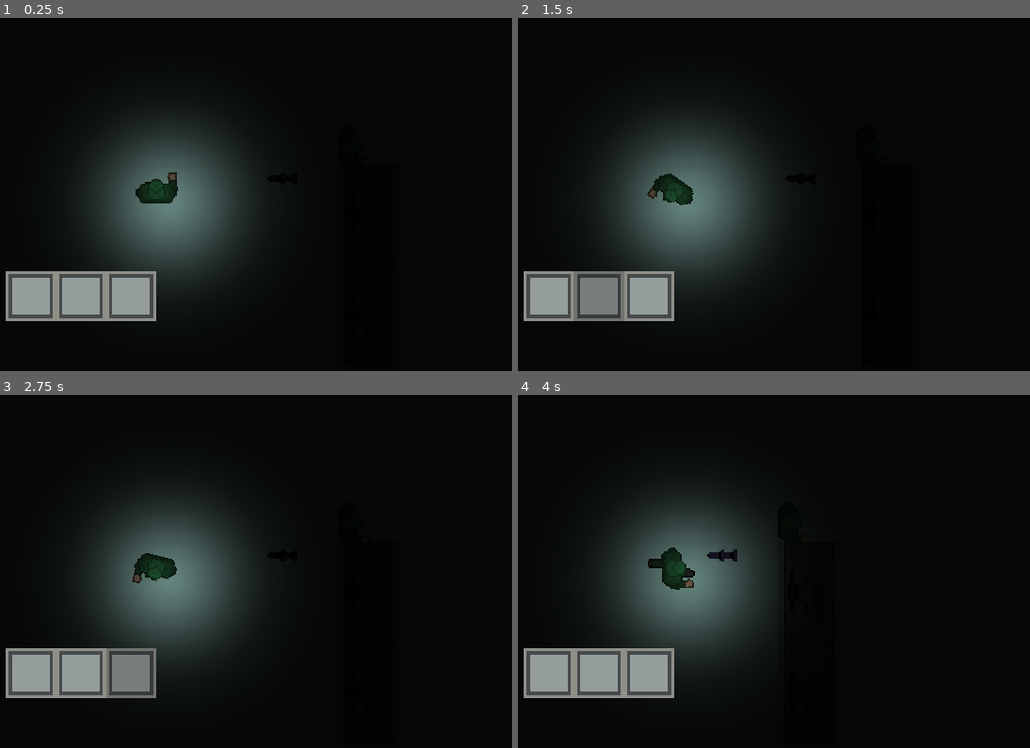
Above: before the commit, frames 1-4 (two rows, left to right).
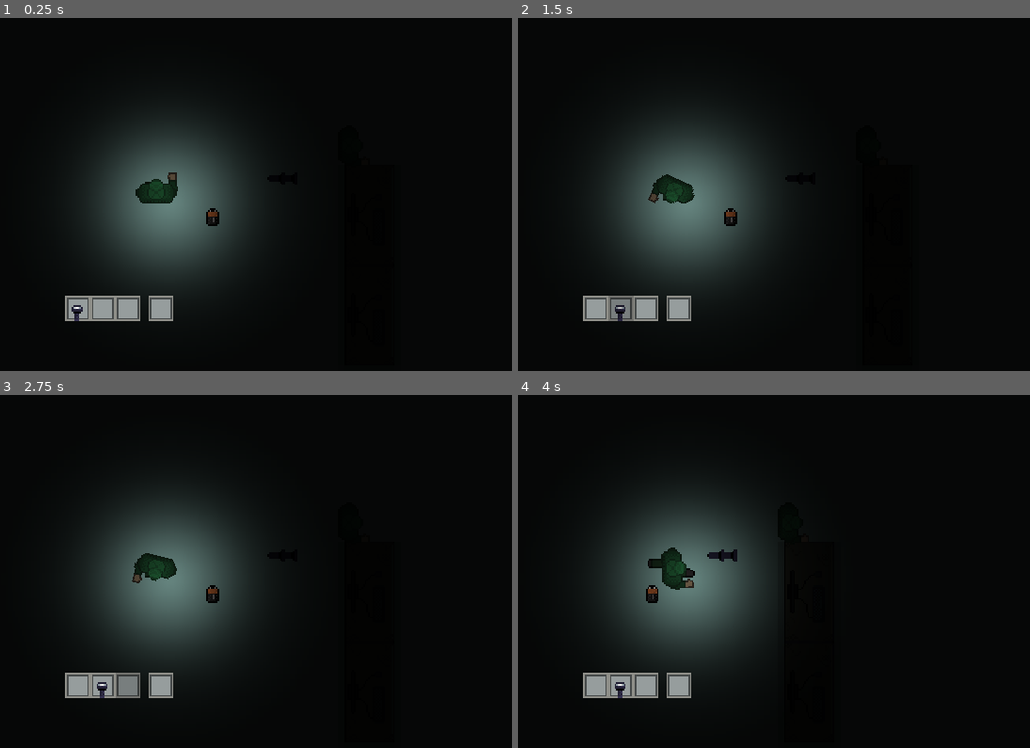
Above: after the commit, the same moments.

Repository: jeisaRaja/blackout-evacuation
Game: Godot game, scene res://scenes/areas/test_scene.tscn
The game is run twice, just before and just after one commit, with the same random seed, the same clock (stepped at 60 frames per second) and the same inputs. Before the commit the project has no main scene; this scene is started directly in both runs.
Inputs (mouse positions are in pixels of both pictures, inside the frame that each line leads up to; where the layout moved, square brackets give the same spot in the first picture):
- Up to frame 1 (0.25 s): no input
- Up to frame 2 (1.5 s): click (594, 307) [548, 296] at 0.5 s; click (620, 307) [599, 296] at 1.25 s
- Up to frame 3 (2.75 s): click (128, 684) [133, 673] at 2 s
- Up to frame 4 (4 s): click (676, 684) at 2.77 s; tap Enter at 3.5 s; move the mouse to (676, 567) at 3.52 s; hold D (right) from 3.53 s (still down); click (676, 567) at 3.6 s

The runs differ from the first frame. In frame 1, 3.8% of the frame differs, in the area x 1-43%, y 53-86%; in frame 2, 4.1%, in the area x 1-43%, y 44-86%; in frame 3, 3.8%; in frame 4, 3.8%.
Error before the commit: Invalid call. Nonexistent function 'update' in base 'Button (Slot)'. (res://gui/inventory_gui.gd:25)

Commit message:
feat: implement item pickup
- implement move item inside inventory
- implement item swap
- add battery resource & texture

Diff:
--- a/components/item_interaction.gd
+++ b/components/item_interaction.gd
@@ -22,17 +22,18 @@
 func _physics_process(_delta):
 	is_mouse_hovering = hovered_objects.size() != 0
 	if !is_mouse_active or !is_mouse_hovering:
-		Input.set_custom_mouse_cursor(Main.default_cursor)
+		Input.set_custom_mouse_cursor(Main.default_cursor, Input.CURSOR_ARROW, Vector2(16, 16))
+		Input.set_custom_mouse_cursor(null)
 		return
 
-	# Change cursor style
 	if hover_type == HoverEnum.ITEM:
-		Input.set_custom_mouse_cursor(Main.item_hover_cursor, Input.CURSOR_ARROW, Vector2(8, 8))
+		Input.set_custom_mouse_cursor(Main.item_hover_cursor, Input.CURSOR_ARROW, Vector2(16, 16))
 	if hover_type == HoverEnum.READ:
-		Input.set_custom_mouse_cursor(Main.read_hover_cursor, Input.CURSOR_ARROW)
+		Input.set_custom_mouse_cursor(Main.read_hover_cursor, Input.CURSOR_ARROW, Vector2(16, 16))
 
 	if input.left_click:
 		var selected_item = hovered_objects.pop_back()
+		print(selected_item)
 		if selected_item is Pickupable:
 			selected_item.pickup(inventory)
 
--- /dev/null
+++ b/components/pickupable.tscn
@@ -0,0 +1,7 @@
+[gd_scene load_steps=2 format=3 uid="uid://jcernhkvvtk3"]
+
+[ext_resource type="Script" path="res://components/pickupable.gd" id="1_expjp"]
+
+[node name="Pickupable" type="Area2D"]
+collision_layer = 8
+script = ExtResource("1_expjp")
--- a/gui/inventory_gui.gd
+++ b/gui/inventory_gui.gd
@@ -3,36 +3,48 @@
 @onready var inventory: Inventory = preload("res://scenes/player/player_inventory.tres")
 @onready var slots: Array = $NinePatchRect/GridContainer.get_children()
 
-var item_on_hold: Slot
+@onready var hold_slot_scene = preload("res://gui/slot.tscn")
+var hold_slot: Slot
 
 
 func _ready():
 	update()
 	inventory.updated.connect(update)
-	item_on_hold = Slot.new()
+	initiate_hold_slot()
+	connect_slots()
 
-	connect_slots()
+
+func initiate_hold_slot():
+	hold_slot = hold_slot_scene.instantiate()
+	add_child(hold_slot)
+	hold_slot.show_item_only()
+	hold_slot.hide()
 
 
 func connect_slots():
 	for slot in slots:
-		slot.pressed.connect(_on_slot_pressed.bind(slot))
+		if slot is Slot:
+			slot.pressed.connect(_on_slot_pressed.bind(slot))
 
 
 func update():
 	for i in range(min(inventory.items.size(), slots.size())):
 		print("adding item: ", inventory.items[i])
-		slots[i].update(inventory.items[i])
+		slots[i].insert(inventory.items[i])
 
 
 func _on_slot_pressed(slot: Slot):
-	if !item_on_hold:
+	if !hold_slot.item_resource:
 		if slot.item_resource:
-			item_on_hold.insert(slot.take_item())
+			hold_slot.insert(slot.take_item())
+			hold_slot.follow_cursor()
 	else:
 		if slot.item_resource:
 			var tmp_item = slot.take_item()
-			slot.insert(item_on_hold.item_resource)
-			item_on_hold.insert(tmp_item)
+			slot.insert(hold_slot.item_resource)
+			hold_slot.insert(tmp_item)
+			hold_slot.follow_cursor()
 		else:
-			item_on_hold.insert(null)
+			slot.insert(hold_slot.take_item())
+			hold_slot.insert(null)
+			hold_slot.hide_slot()
--- a/gui/inventory_gui.tscn
+++ b/gui/inventory_gui.tscn
@@ -32,15 +32,14 @@
 anchor_top = 0.5
 anchor_right = 0.5
 anchor_bottom = 0.5
-offset_left = -115.5
-offset_top = -49.0
-offset_right = -67.5
-offset_bottom = -33.0
+offset_left = -67.5
+offset_top = -33.0
+offset_right = -19.5
+offset_bottom = -17.0
 grow_horizontal = 2
 grow_vertical = 2
-scale = Vector2(2, 2)
 theme_override_constants/h_separation = 0
-columns = 3
+columns = 5
 
 [node name="Slot" parent="NinePatchRect/GridContainer" instance=ExtResource("2_gbluk")]
 layout_mode = 2
@@ -50,3 +49,10 @@
 
 [node name="Slot3" parent="NinePatchRect/GridContainer" instance=ExtResource("2_gbluk")]
 layout_mode = 2
+
+[node name="MarginContainer" type="MarginContainer" parent="NinePatchRect/GridContainer"]
+layout_mode = 2
+theme_override_constants/margin_right = 5
+
+[node name="Slot4" parent="NinePatchRect/GridContainer" instance=ExtResource("2_gbluk")]
+layout_mode = 2
--- a/gui/slot.gd
+++ b/gui/slot.gd
@@ -4,13 +4,17 @@
 @onready var background_sprite := %Background as Sprite2D
 @onready var item_sprite := %Item as Sprite2D
 var item_resource: InventoryItem
+var is_follow_cursor := false
 
+func _process(_delta):
+	if is_hovered():
+		modulate = Color(0.8, 0.8, 0.8)
+	else:
+		modulate = Color(1, 1, 1)
 
 func _physics_process(_delta):
-	if is_hovered():
-		modulate = modulate.lerp(Color(0.8, 0.8, 0.8), 0.8)
-	else:
-		modulate = Color(1, 1, 1)
+	if is_follow_cursor:
+		global_position = get_global_mouse_position() + Vector2(-8, -16)
 
 
 func insert(item: InventoryItem):
@@ -19,13 +23,28 @@
 	else:
 		item_sprite.texture = item.texture
 		item_sprite.visible = true
-		item = item_resource
+		item_resource = item
 
 
 func take_item() -> InventoryItem:
-	item_sprite = null
+	item_sprite.texture = null
 	item_sprite.visible = false
 	var item = item_resource
 	item_resource = null
 
+	print("item resource should be empty")
 	return item
+
+
+func show_item_only():
+	background_sprite.visible = false
+
+
+func follow_cursor():
+	show()
+	is_follow_cursor = true
+
+
+func hide_slot():
+	is_follow_cursor = false
+	hide()
--- a/gui/slot.tscn
+++ b/gui/slot.tscn
@@ -25,4 +25,3 @@
 
 [node name="Item" type="Sprite2D" parent="CenterContainer/Panel"]
 unique_name_in_owner = true
-scale = Vector2(0.5, 0.5)
--- a/project.godot
+++ b/project.godot
@@ -11,6 +11,7 @@
 [application]
 
 config/name="blackout-evacuation"
+run/main_scene="res://scenes/areas/test_scene.tscn"
 config/features=PackedStringArray("4.3", "GL Compatibility")
 config/icon="res://icon.svg"
 
--- a/resources/inventory.gd
+++ b/resources/inventory.gd
@@ -7,6 +7,7 @@
 
 
 func insert(item: InventoryItem):
+	print(item)
 	for i in range(items.size()):
 		if not items[i]:
 			items[i] = item
--- a/scenes/areas/test_scene.tscn
+++ b/scenes/areas/test_scene.tscn
@@ -1,10 +1,11 @@
-[gd_scene load_steps=6 format=4 uid="uid://dr2th83rfwlnv"]
+[gd_scene load_steps=7 format=4 uid="uid://dr2th83rfwlnv"]
 
 [ext_resource type="PackedScene" uid="uid://dgmbqbc17bgfc" path="res://scenes/player/player.tscn" id="1_w8pej"]
 [ext_resource type="Texture2D" uid="uid://c8spn7mww56bi" path="res://arts/player_janitor.png" id="2_q5yak"]
 [ext_resource type="TileSet" uid="uid://b1aet1e15b3d0" path="res://tilemap/tilemap.tres" id="3_0r0xo"]
 [ext_resource type="PackedScene" uid="uid://cr4enrjspubv" path="res://gui/inventory_gui.tscn" id="4_ifiol"]
 [ext_resource type="PackedScene" uid="uid://3m5pqfvjh5qp" path="res://scenes/items/flashlight.tscn" id="5_5jp0q"]
+[ext_resource type="PackedScene" uid="uid://dduvjgw68xi44" path="res://scenes/items/battery.tscn" id="6_f2o74"]
 
 [node name="TestScene" type="Node2D"]
 
@@ -45,3 +46,6 @@
 
 [node name="Flashlight2" parent="." instance=ExtResource("5_5jp0q")]
 position = Vector2(256, 152)
+
+[node name="Battery" parent="." instance=ExtResource("6_f2o74")]
+position = Vector2(216, 176)
--- a/scenes/items/battery.gd
+++ b/scenes/items/battery.gd
@@ -1,5 +1,5 @@
 class_name Battery
-extends Area2D
+extends Node2D
 
 const MAX_CAPACITY = 100
 @export var current_capacity: float = 100
--- /dev/null
+++ b/scenes/items/battery.tres
@@ -0,0 +1,9 @@
+[gd_resource type="Resource" script_class="InventoryItem" load_steps=3 format=3 uid="uid://c856d27eanmnx"]
+
+[ext_resource type="Script" path="res://resources/inventory_item.gd" id="1_g1imm"]
+[ext_resource type="Texture2D" uid="uid://cgsj5lc83fgan" path="res://arts/battery.png" id="2_20bov"]
+
+[resource]
+script = ExtResource("1_g1imm")
+name = "battery"
+texture = ExtResource("2_20bov")
--- a/scenes/items/battery.tscn
+++ b/scenes/items/battery.tscn
@@ -1,13 +1,20 @@
-[gd_scene load_steps=3 format=3 uid="uid://dduvjgw68xi44"]
+[gd_scene load_steps=6 format=3 uid="uid://dduvjgw68xi44"]
 
 [ext_resource type="Script" path="res://scenes/items/battery.gd" id="1_bcip5"]
+[ext_resource type="Texture2D" uid="uid://cgsj5lc83fgan" path="res://arts/battery.png" id="2_pitc6"]
+[ext_resource type="PackedScene" uid="uid://jcernhkvvtk3" path="res://components/pickupable.tscn" id="3_hdhwf"]
+[ext_resource type="Resource" uid="uid://c856d27eanmnx" path="res://scenes/items/battery.tres" id="4_7wku1"]
 
-[sub_resource type="CircleShape2D" id="CircleShape2D_217v0"]
+[sub_resource type="CircleShape2D" id="CircleShape2D_ap20e"]
 
-[node name="Battery" type="Area2D"]
+[node name="Battery" type="Node2D"]
 script = ExtResource("1_bcip5")
 
 [node name="Sprite2D" type="Sprite2D" parent="."]
+texture = ExtResource("2_pitc6")
 
-[node name="CollisionShape2D" type="CollisionShape2D" parent="."]
-shape = SubResource("CircleShape2D_217v0")
+[node name="Pickupable" parent="." instance=ExtResource("3_hdhwf")]
+item_resource = ExtResource("4_7wku1")
+
+[node name="CollisionShape2D" type="CollisionShape2D" parent="Pickupable"]
+shape = SubResource("CircleShape2D_ap20e")
--- a/scenes/player/player_inventory.tres
+++ b/scenes/player/player_inventory.tres
@@ -1,8 +1,9 @@
-[gd_resource type="Resource" script_class="Inventory" load_steps=3 format=3 uid="uid://b0ywju3d5det"]
+[gd_resource type="Resource" script_class="Inventory" load_steps=4 format=3 uid="uid://b0ywju3d5det"]
 
 [ext_resource type="Script" path="res://resources/inventory_item.gd" id="1_dlk37"]
+[ext_resource type="Resource" uid="uid://dwhfoo6qxxjt7" path="res://scenes/items/flashlight.tres" id="2_vayv4"]
 [ext_resource type="Script" path="res://resources/inventory.gd" id="3_tq5f0"]
 
 [resource]
 script = ExtResource("3_tq5f0")
-items = Array[ExtResource("1_dlk37")]([null, null, null])
+items = Array[ExtResource("1_dlk37")]([ExtResource("2_vayv4"), null, null])
Binary file added: arts/battery.png
Not shown, added: arts/battery.png.import
